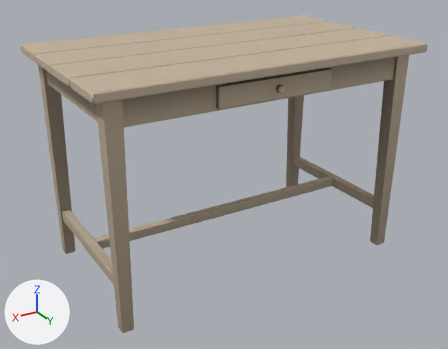
Before and after pictures for a commit that changed the glTF model assets/models/props/table.glb.
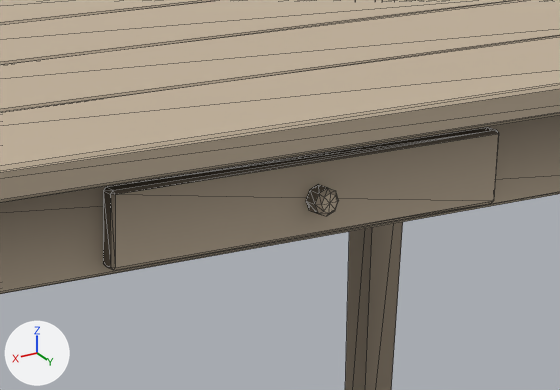
Each version appears first whole from a camera (50 mm lens) standing at (1.091, 1.81, 1.21) and looking at (0.02, 0.025, 0.317), and next in a close-up on the part from 42% to 78% of the width and 9% to 41% of the height. The lights are fixed; the arrows at lower left show +X, +Y and +Z. The older version's two pictures come first. The close-ups show mesh edges as thin lines. Vertices at exactly the same position are counted once.

In view in the first close-up: 'static'.
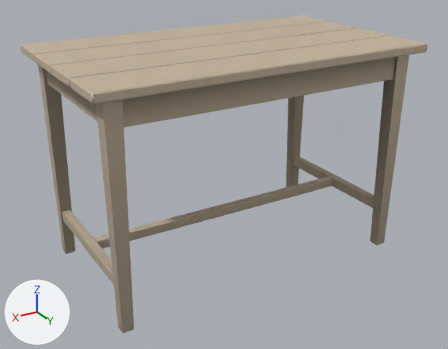
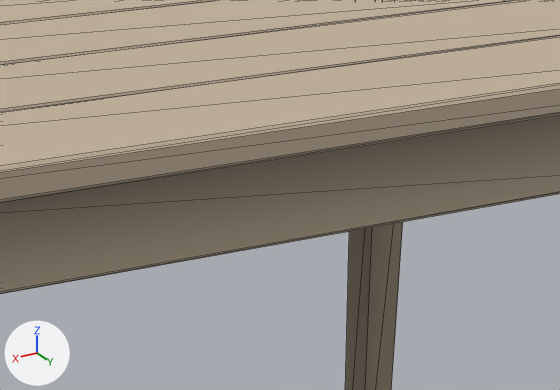
Boxes [x1, y1, x2, y2] around the edits, measured in the close-ups (560 x 390 px):
part 1 of me_static, deleted (brown): before [306, 184, 339, 216]
part 2 of me_static, deleted (brown): before [103, 127, 499, 270]

The change, as a diff of the scene's bpy script:
```diff
--- a/assets/models/props/table.glb.py
+++ b/assets/models/props/table.glb.py
@@ me_static @@
 # used by ob_static; location = (0.0, 0.0, 0.0)
-me_static.from_pydata(...)  # 362 vertices, 656 faces; spans x -0.604..0.6, y -0.351..0.352, z 0.0..0.785
+me_static.from_pydata(...)  # 304 vertices, 548 faces; spans x -0.604..0.6, y -0.351..0.352, z 0.0..0.785
+# me_static part 1: the loose piece of 34 vertices spanning x -0.013..0.013, y 0.314..0.336, z 0.692..0.718 is deleted
+# me_static part 2: the loose piece of 24 vertices spanning x -0.21..0.21, y 0.296..0.315, z 0.67..0.74 is deleted
 me_static.materials.append(mat_timber)
```
